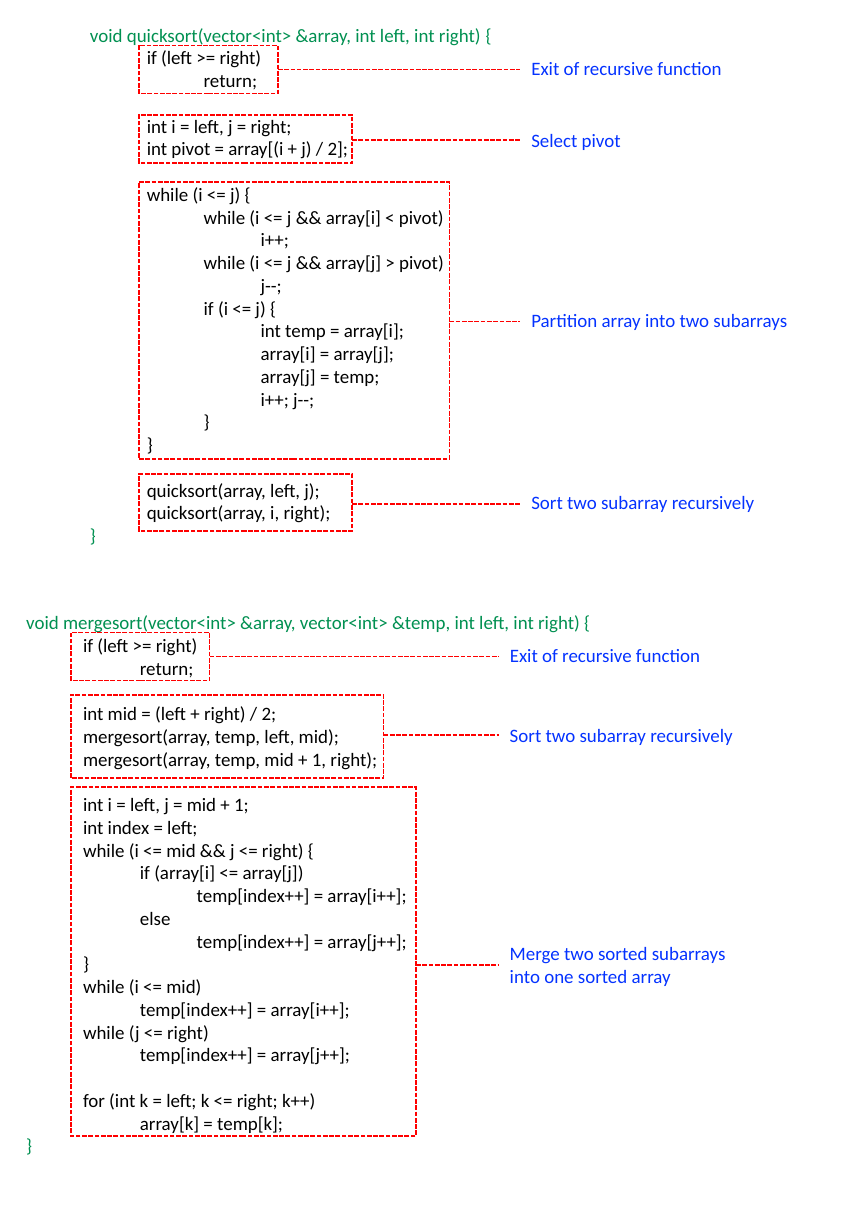
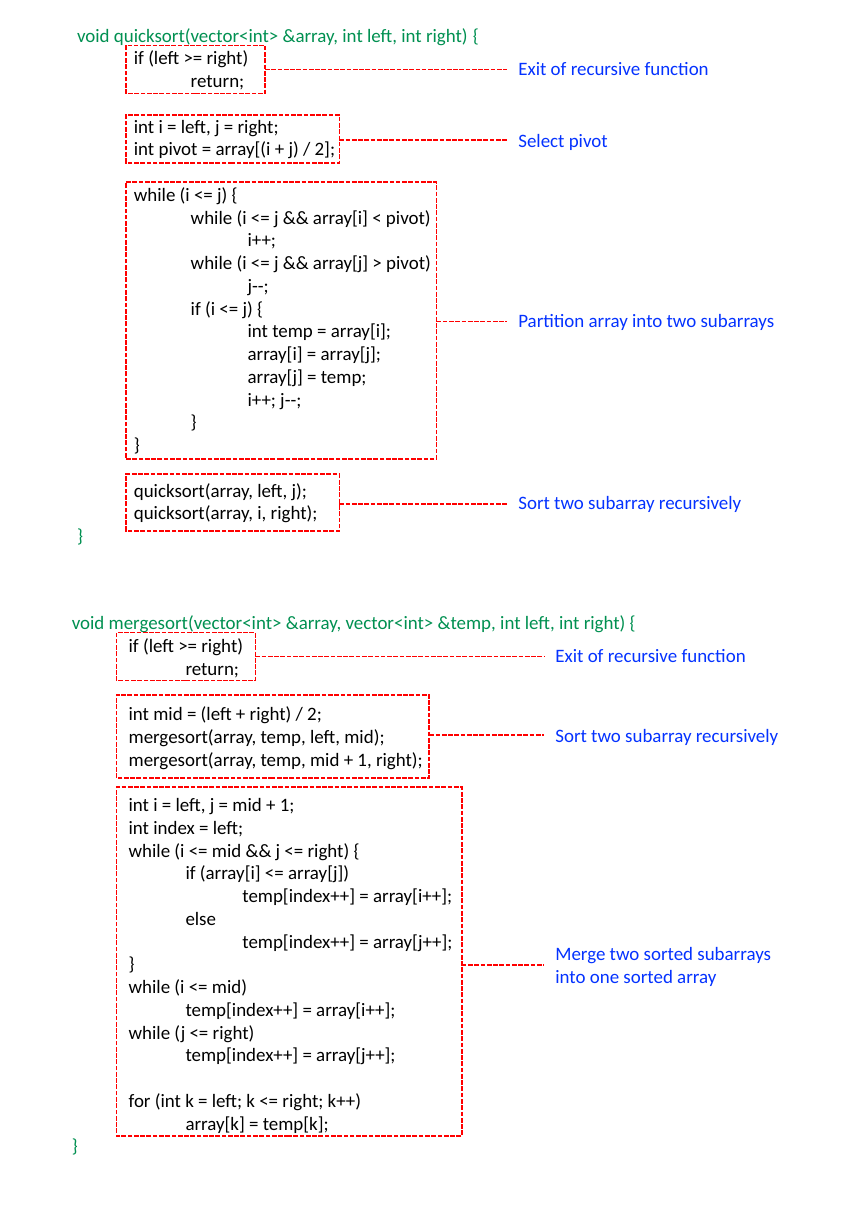
Before and after one commit to kiraskywing/CS_courses, a slide deck: slide 1 of Data Structures and Object-oriented Programming/NCTU/HW2/pic.pptx. Drawn at 853x1232 pixels with LibreOffice and Linux fonts; fonts in the diff are those of the drawing. Boxes give left, top, right and bottom in pixels: in the first picture for what was removed or moved away, otherwise in the second. Text is boxed around its words. In the diff, an @@ line names an element or a change of style, - is before the commit and + after.

```diff
--- a/Data Structures and Object-oriented Programming/NCTU/HW2/pic.pptx
+++ b/Data Structures and Object-oriented Programming/NCTU/HW2/pic.pptx
@@ text "void quicksort(vector<int> &array, int left, ..." moved from (x1=90, y1=28, x2=481, y2=523) to (x1=77, y1=28, x2=468, y2=523) @@
@@ line moved from (449, 322) - (520, 322) to (437, 322) - (507, 322) @@
@@ 4 texts, 4 rectangles, 3 lines moved together from (x1=139, y1=45, x2=787, y2=531) to (x1=126, y1=45, x2=775, y2=531) @@
@@ 4 texts, 3 rectangles, 3 lines moved together from (x1=26, y1=615, x2=732, y2=1136) to (x1=72, y1=615, x2=778, y2=1136) @@
```
Also in this commit, not shown: 4 slides added, 6 other files.
